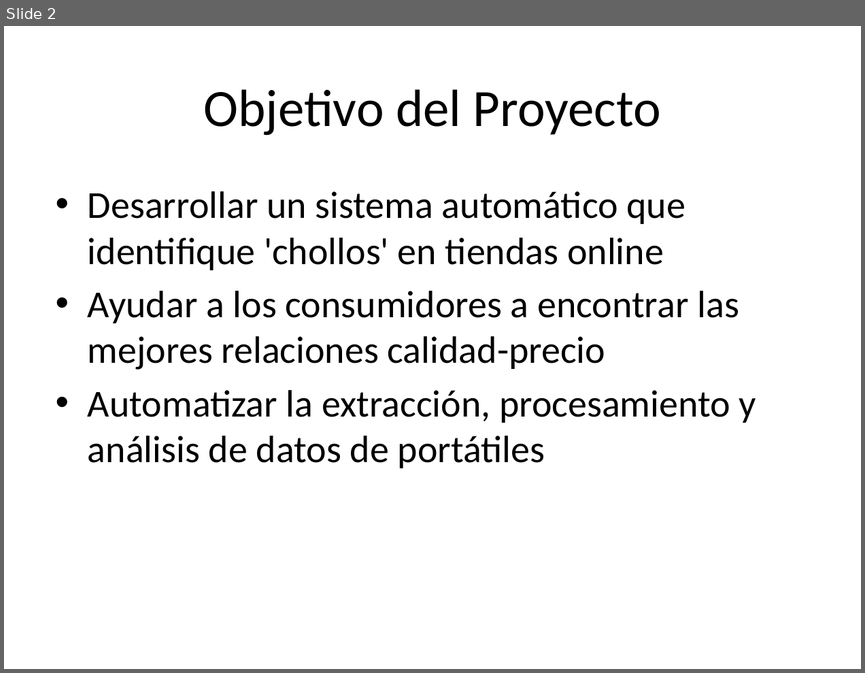
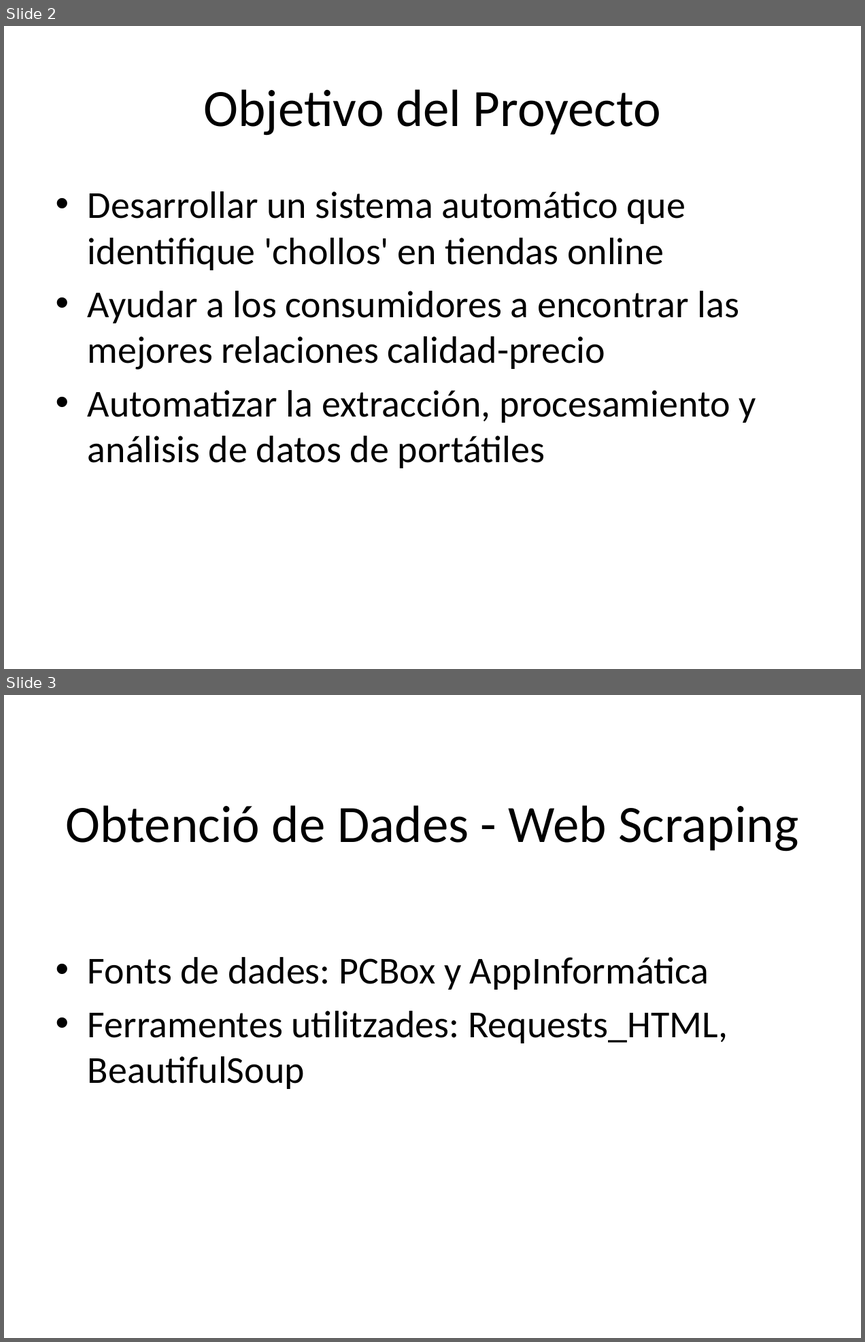
Before and after one commit to OlVeRaS94/PROYECTO-PIA-OFERTAS, a slide deck: presentacion_chollos.pptx. Shown one above the other, each under a label of ours: slide 2 before the commit, slides 2 and 3 after it. The pictures are 865x673 and 865x1342 pixels, drawn with LibreOffice and Linux fonts; fonts in the diff are those of the drawing. Boxes give left, top, right and bottom in pixels: in the first picture for what was removed or moved away, otherwise in the second. Text is boxed around its words. In the diff, an @@ line names an element or a change of style, - is before the commit and + after.

```diff
--- a/presentacion_chollos.pptx
+++ b/presentacion_chollos.pptx
@@ slide 3 added at (4,695,861,1338), background #FFFFFF @@
@@ title added at (66,805,799,851), 44 pt, text #000000 @@
+Obtenció de Dades - Web Scraping
@@ text added at (88,957,728,1089), 32 pt, text #000000 @@
+• Fonts de dades: PCBox y AppInformática
+• Ferramentes utilitzades: Requests_HTML, BeautifulSoup
```
Also in this commit, not shown: 3 slides changed, 15 other slides added, 5 slides removed.
